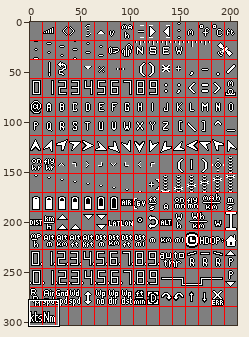
Two states of a sprite sheet, libraries/AP_OSD/fonts/digital.png. Above: a wide view before the commit, with the close-up outlined.
Close-up. Before:
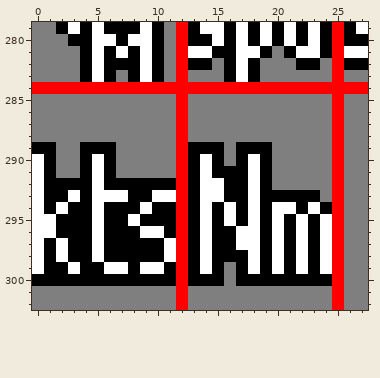
The file is 207x303 pixels. Shown: x 0..27, y 279..302.
The result:
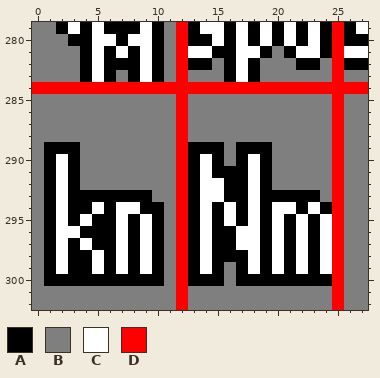
Palette (. is transparent): A #000000  B #7f7f7f  C #ffffff  D #ff0000
The edit:
{"y":289,"x":0,"old":"A","new":"B"}
{"y":289,"x":2,"old":"BBAAA","new":"AABBB"}
{"y":290,"x":0,"old":"C","new":"B"}
{"y":290,"x":2,"old":"BBACA","new":"CABBB"}
{"y":291,"x":0,"old":"C","new":"B"}
{"y":291,"x":2,"old":"BBACA","new":"CABBB"}
{"y":292,"x":0,"old":"C","new":"B"}
{"y":292,"x":2,"old":"A","new":"C"}
{"y":292,"x":4,"old":"ACAAAAAA","new":"BBBBBBBB"}
{"y":293,"x":0,"old":"C","new":"B"}
{"y":293,"x":2,"old":"AC","new":"CA"}
{"y":293,"x":5,"old":"CCC","new":"AAA"}
{"y":293,"x":10,"old":"CC","new":"BB"}
{"y":294,"x":0,"old":"C","new":"B"}
{"y":294,"x":7,"old":"AAC","new":"CCA"}
{"y":294,"x":11,"old":"A","new":"B"}
{"y":295,"x":0,"old":"CCA","new":"BAC"}
{"y":295,"x":4,"old":"AC","new":"CA"}
{"y":295,"x":7,"old":"ACA","new":"CAC"}
{"y":295,"x":11,"old":"A","new":"B"}
{"y":296,"x":0,"old":"CCAA","new":"BACC"}
{"y":296,"x":5,"old":"C","new":"A"}
{"y":296,"x":7,"old":"A","new":"C"}
{"y":296,"x":10,"old":"CA","new":"AB"}
{"y":297,"x":0,"old":"C","new":"B"}
{"y":297,"x":4,"old":"AC","new":"CA"}
{"y":297,"x":7,"old":"A","new":"C"}
{"y":297,"x":9,"old":"A","new":"C"}
{"y":297,"x":11,"old":"C","new":"B"}
{"y":298,"x":0,"old":"C","new":"B"}
{"y":298,"x":7,"old":"A","new":"C"}
{"y":298,"x":9,"old":"A","new":"C"}
{"y":298,"x":11,"old":"C","new":"B"}
{"y":299,"x":0,"old":"C","new":"B"}
{"y":299,"x":2,"old":"AC","new":"CA"}
{"y":299,"x":5,"old":"AC","new":"CA"}
{"y":299,"x":10,"old":"CA","new":"AB"}
{"y":300,"x":0,"old":"A","new":"B"}
{"y":300,"x":11,"old":"A","new":"B"}
{"label":"changed","picture_box":[32,142,176,286]}
